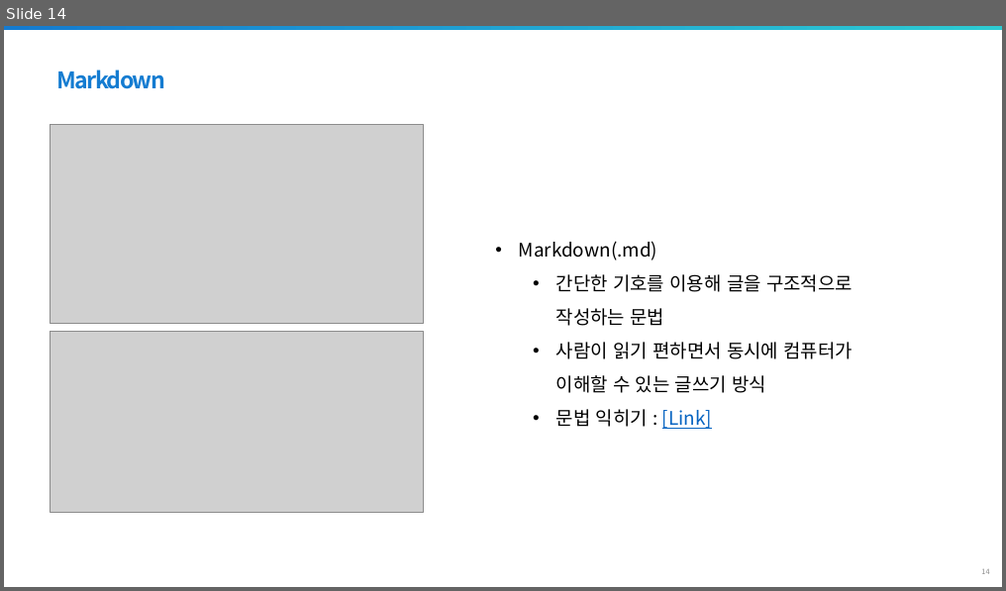
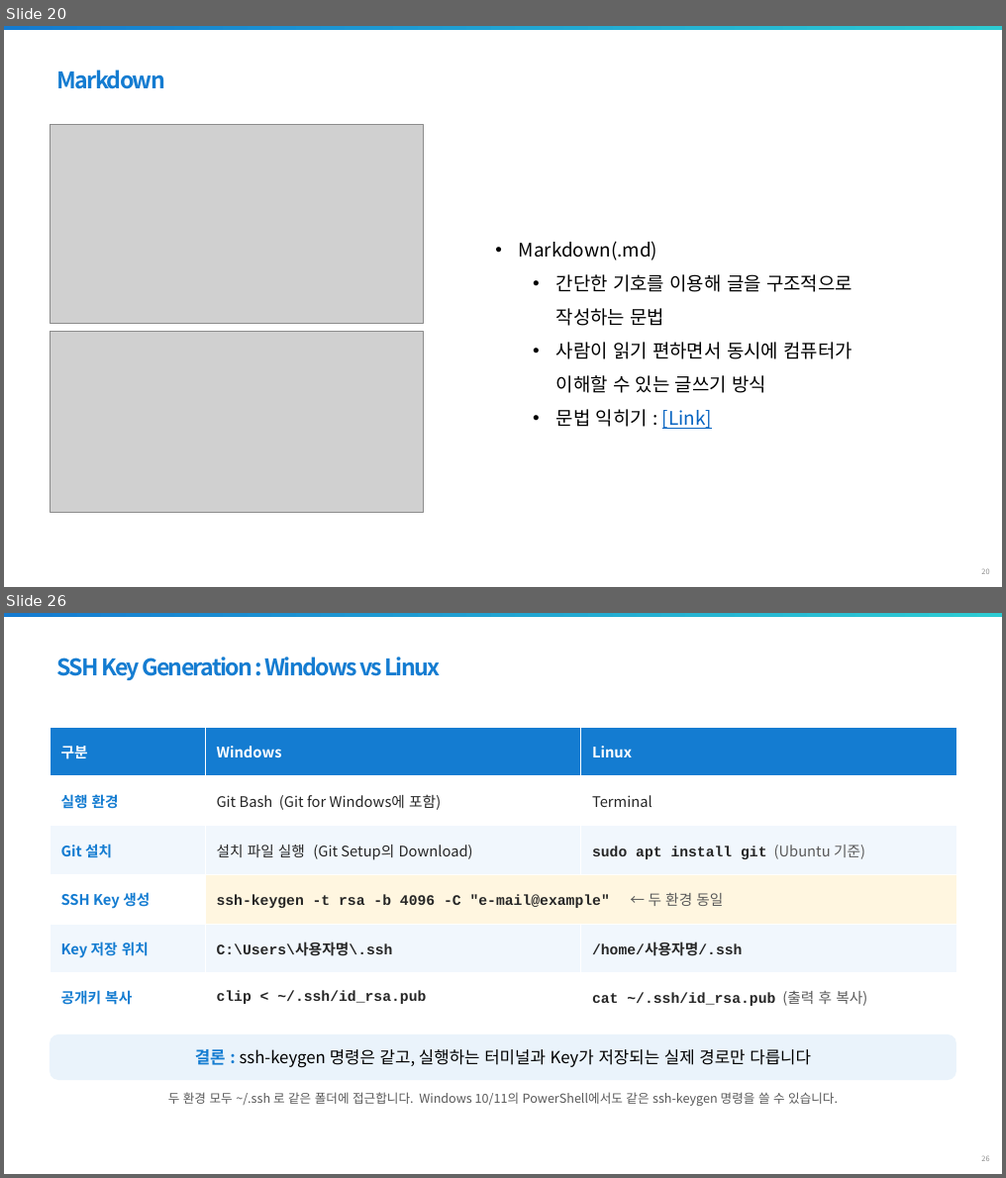
Before and after one commit to jaewoojun070225/gachon2026, a slide deck: 학습파일/SoC100_3.pptx. Shown one above the other, each under a label of ours: slide 14 before the commit, slides 20 and 26 after it; the slides between them are not shown. The pictures are 1006x591 and 1006x1178 pixels, drawn with LibreOffice and Linux fonts; fonts in the diff are those of the drawing; grey boxes stand for pictures; background and template pictures are left out. Boxes give left, top, right and bottom in pixels: in the first picture for what was removed or moved away, otherwise in the second. Text is boxed around its words. In the diff, an @@ line names an element or a change of style, - is before the commit and + after.

Commit message:
학습파일 누락되어 수정

```diff
--- a/학습파일/SoC100_3.pptx
+++ b/학습파일/SoC100_3.pptx
@@ slide 26 added at bbox=[4, 613, 1002, 1174], background #FFFFFF; not listed: 2 template elements that a slide beside it also shows @@
@@ text added at bbox=[57, 657, 440, 680], 22 pt, text #147CD1, bold @@
+SSH Key Generation : Windows vs Linux
@@ table added at bbox=[50, 728, 957, 1023], 6 rows, 3 columns @@
+구분 | Windows | Linux
+실행 환경 | Git Bash (Git for Windows에 포함) | Terminal
+Git 설치 | 설치 파일 실행 (Git Setup의 Download) | sudo apt install git (Ubuntu 기준)
+SSH Key 생성 | ssh-keygen -t rsa -b 4096 -C "e-mail@example" ← 두 환경 동일 | 
+Key 저장 위치 | C:\Users\사용자명\.ssh | /home/사용자명/.ssh
+공개키 복사 | clip < ~/.ssh/id_rsa.pub | cat ~/.ssh/id_rsa.pub (출력 후 복사)
@@ rounded rectangle added at bbox=[50, 1035, 957, 1080], fill #EAF3FB, 16 pt, text #000000 @@
+결론 : ssh-keygen 명령은 같고, 실행하는 터미널과 Key가 저장되는 실제 경로만 다릅니다
@@ text added at bbox=[168, 1092, 838, 1106], 12 pt, text #595959 @@
+두 환경 모두 ~/.ssh 로 같은 폴더에 접근합니다. Windows 10/11의 PowerShell에서도 같은 ssh-keygen 명령을 쓸 수 있습니다.
@@ what was slide 14 is now slide 20 @@
```
Also in this commit, not shown: 11 slides changed, 21 other slides added, 2 other files.
